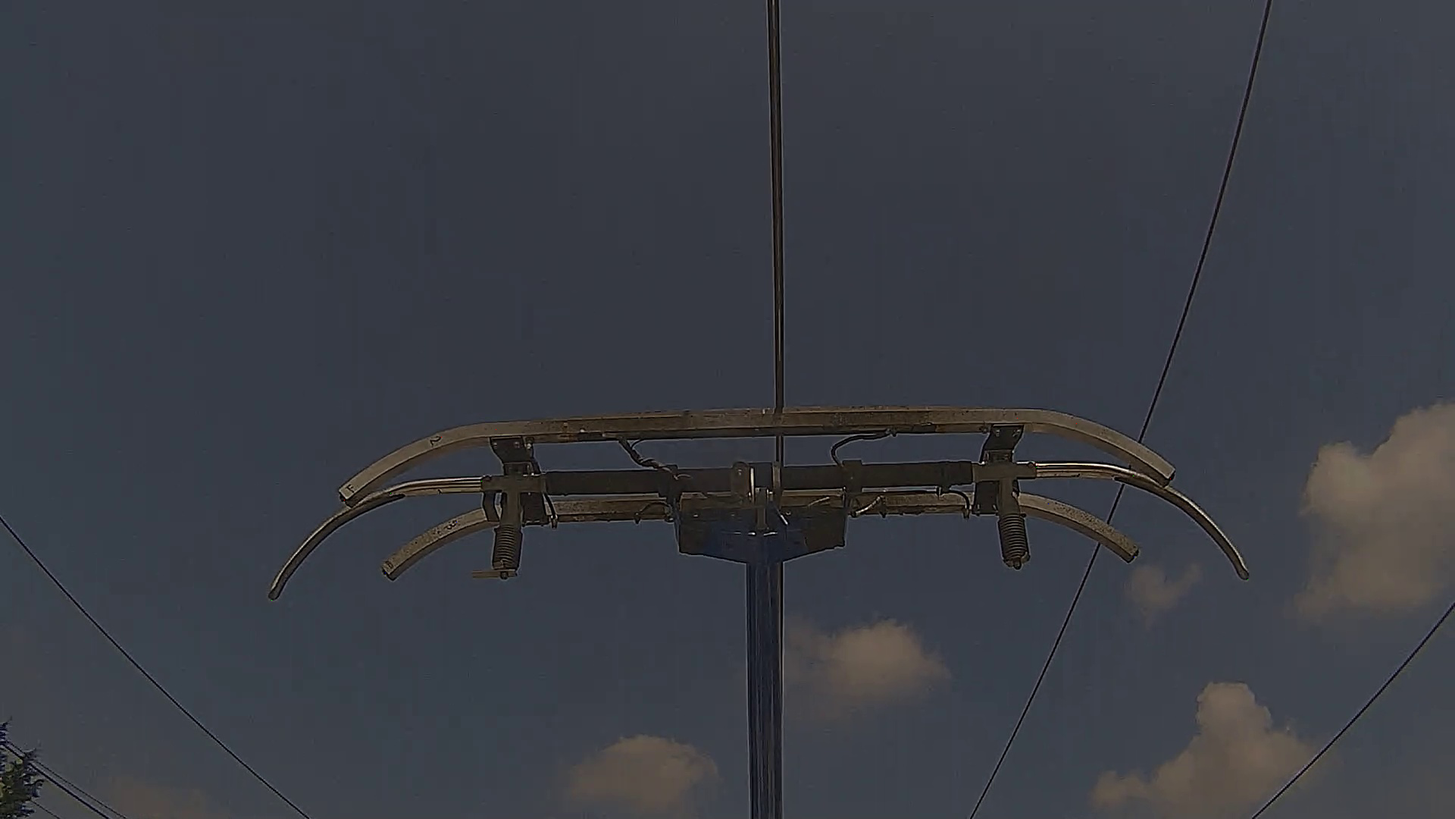
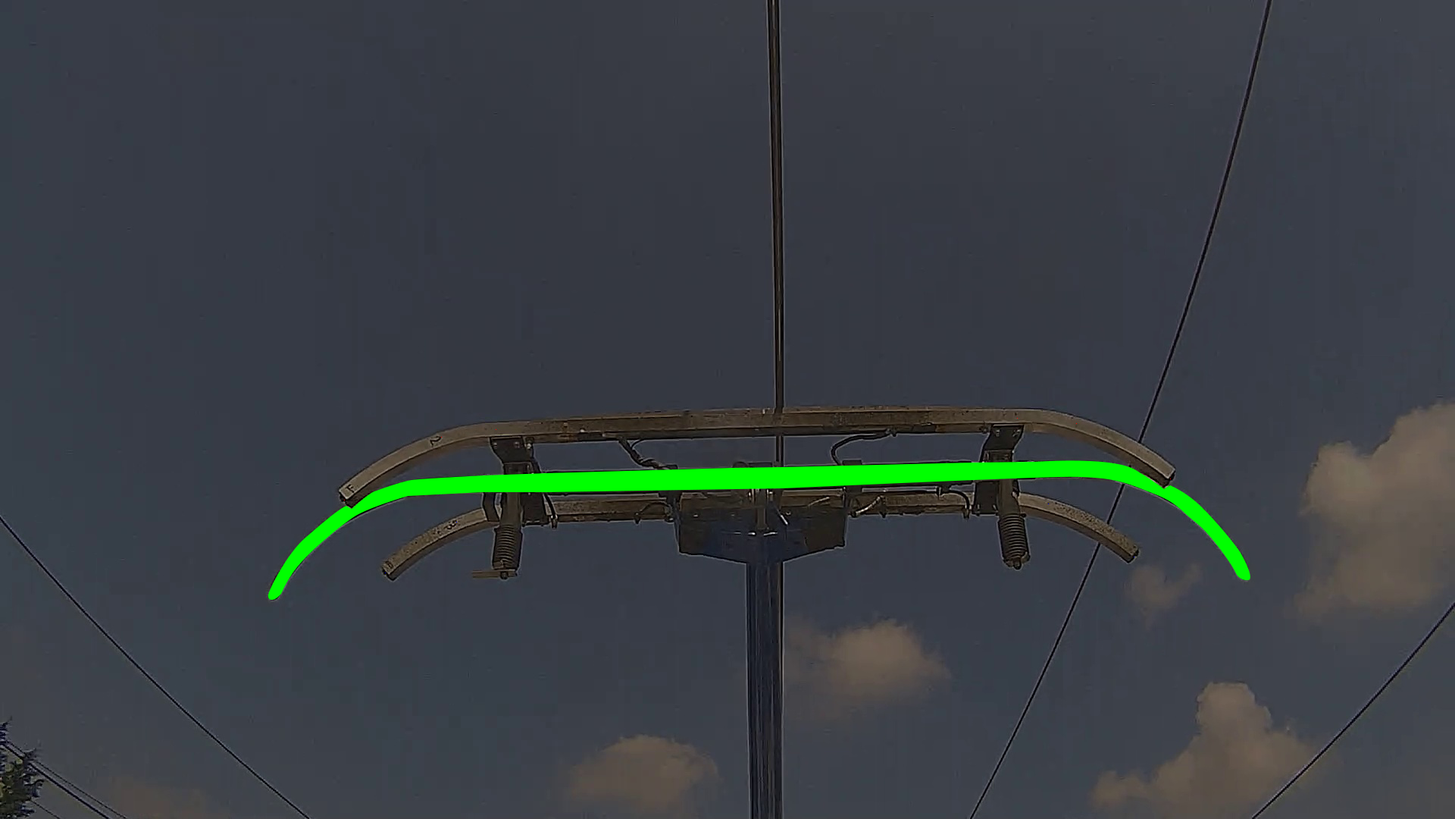
Layered file, before and after one edit (1455x819). Changes by layer:
showed "mask" (2nd of 3, in "middle_bar") over [267, 460, 1251, 600]
